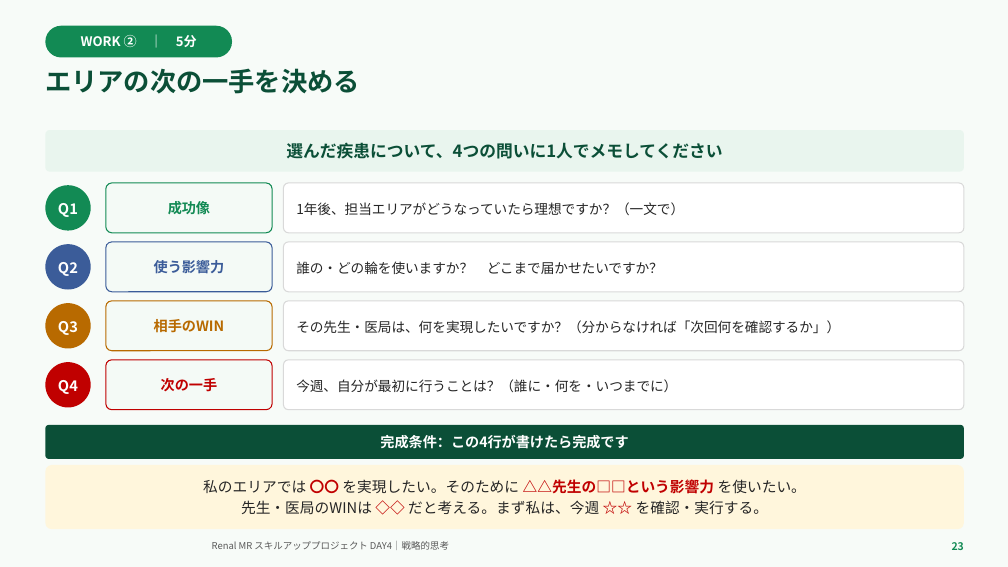
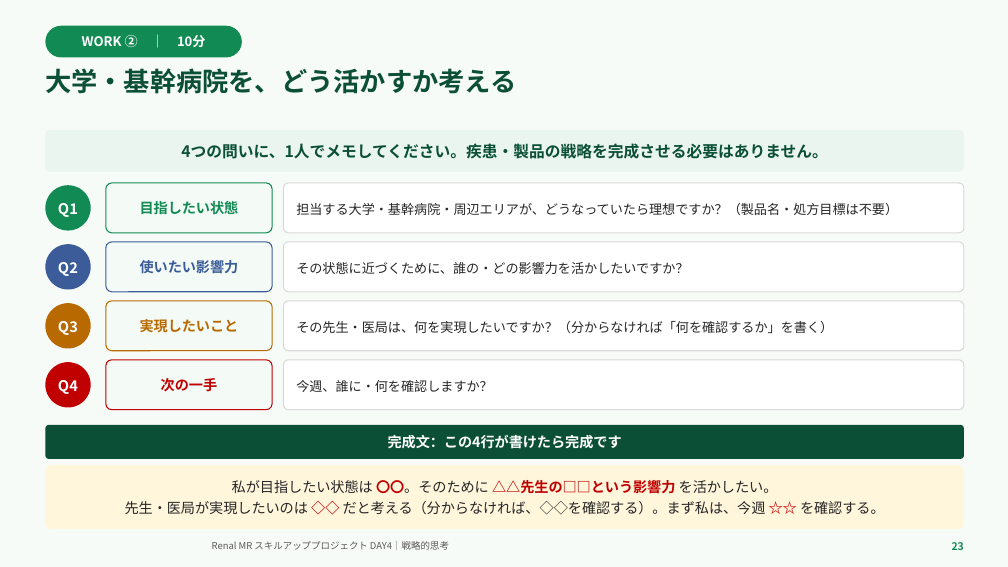
Before and after one commit to TAKUYA-1187/Claude, a slide deck: slide 23 of novartis_training/DAY4_ちょっと分かるだけで世界が変わる.pptx. Drawn at 1008x567 pixels with LibreOffice and Linux fonts; fonts in the diff are those of the drawing; background and template pictures are left out. Boxes give left, top, right and bottom in pixels: in the first picture for what was removed or moved away, otherwise in the second. Text is boxed around its words. In the diff, an @@ line names an element or a change of style, - is before the commit and + after.

```diff
--- a/novartis_training/DAY4_ちょっと分かるだけで世界が変わる.pptx
+++ b/novartis_training/DAY4_ちょっと分かるだけで世界が変わる.pptx
@@ rounded rectangle "WORK ② ｜ 10分": place and size @@
-rounded rectangle "WORK ② ｜ 10分" at [45,26,232,57]
+rounded rectangle "WORK ② ｜ 10分" at [45,26,242,57]
@@ text in rounded rectangle at [82,35,206,47]: text changed @@
-WORK ② ｜ 5分
+WORK ② ｜ 10分
@@ text at [45,68,516,94]: text changed @@
-エリアの次の一手を決める
+大学・基幹病院を、どう活かすか考える
@@ text in rounded rectangle at [181,143,828,159]: text changed; size 16 to 15 pt @@
-選んだ疾患について、4つの問いに1人でメモしてください
+4つの問いに、1人でメモしてください。疾患・製品の戦略を完成させる必要はありません。
@@ text in rounded rectangle at [140,201,239,215]: text changed @@
-成功像
+目指したい状態
@@ text in rounded rectangle at [296,203,898,215]: text changed; size 13 to 12.5 pt @@
-1年後、担当エリアがどうなっていたら理想ですか？（一文で）
+担当する大学・基幹病院・周辺エリアが、どうなっていたら理想ですか？（製品名・処方目標は不要）
@@ text in rounded rectangle at [140,260,239,274]: text changed @@
-使う影響力
+使いたい影響力
@@ text in rounded rectangle at [296,262,688,274]: text changed; size 13 to 12.5 pt @@
-誰の・どの輪を使いますか？ どこまで届かせたいですか？
+その状態に近づくために、誰の・どの影響力を活かしたいですか？
@@ text in rounded rectangle at [140,319,239,333]: text changed @@
-相手のWIN
+実現したいこと
@@ text in rounded rectangle at [296,321,833,333]: text changed; size 13 to 12.5 pt @@
-その先生・医局は、何を実現したいですか？（分からなければ「次回何を確認するか」）
+その先生・医局は、何を実現したいですか？（分からなければ「何を確認するか」を書く）
@@ text in rounded rectangle at [296,380,493,392]: text changed; size 13 to 12.5 pt @@
-今週、自分が最初に行うことは？（誰に・何を・いつまでに）
+今週、誰に・何を確認しますか？
@@ text in rounded rectangle at [388,435,622,449]: text changed @@
-完成条件：この4行が書けたら完成です
+完成文：この4行が書けたら完成です
@@ text in rounded rectangle at [125,480,885,515]: text changed; size 14 to 13.5 pt @@
-私のエリアでは 〇〇 を実現したい。そのために △△先生の□□という影響力 を使いたい。
-先生・医局のWINは ◇◇ だと考える。まず私は、今週 ☆☆ を確認・実行する。
+私が目指したい状態は 〇〇。そのために △△先生の□□という影響力 を活かしたい。
+先生・医局が実現したいのは ◇◇ だと考える（分からなければ、◇◇を確認する）。まず私は、今週 ☆☆ を確認する。
```
Also in this commit, not shown: 21 other slides changed, 2 other files.
